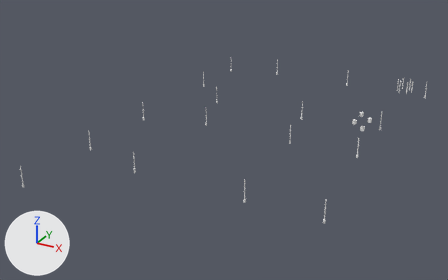
Before and after pictures for a commit that changed the OBJ model Assets/models/maps/belltower/belltower_east_hulls_metal.obj.
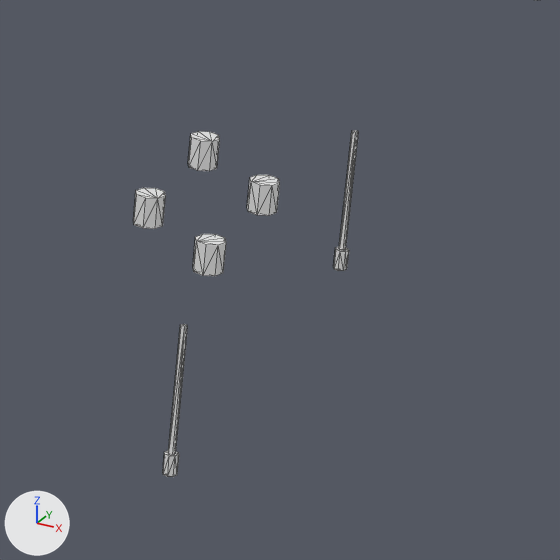
There are two pictures of each version: one whole from a camera (50 mm lens) standing at (492.0, -3616.0, 1568.0) and looking at (-1301.0, -357.0, -62.0), one close up on the part from 75% to 91% of the width and 34% to 60% of the height. Arrows for +X, +Y and +Z are at lower left; the lights stay in place. The last two pictures show the newer version. The close-ups show mesh edges as thin lines. Where no turn or scale is listed for an object, it has been applied to the vertices.

Objects in the first close-up: 'belltower_east_hulls_metal'.
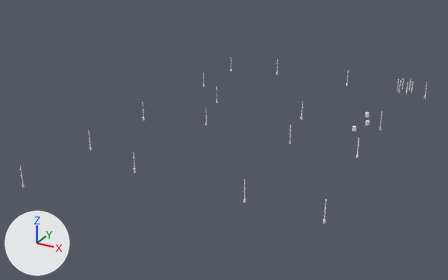
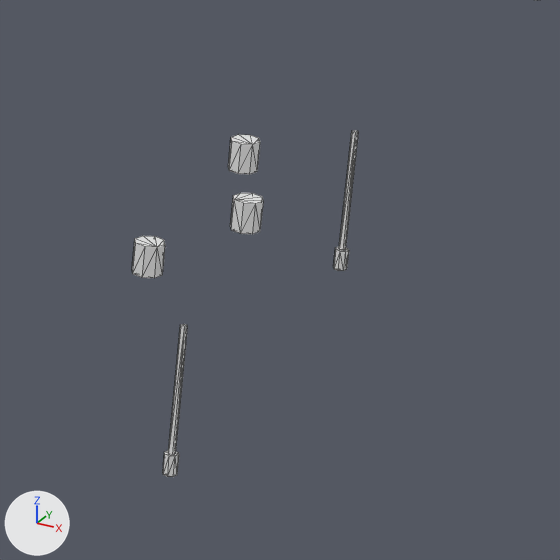
Pixel boxes [x1, y1, x2, y2] of what changed, in the close-ups (560 x 560 px; the box of a moved part takes in the faces that stretch with it):
'belltower_east_hulls_metal', reshaped
    before: [133, 130, 358, 477]
    after: [132, 130, 358, 477]
part 1 of me_belltower_east_hulls_metal, moved or reshaped
    before: [188, 131, 220, 171]
    after: [228, 134, 260, 174]
part 2 of me_belltower_east_hulls_metal, moved or reshaped
    before: [247, 175, 280, 215]
    after: [230, 193, 263, 234]
part 3 of me_belltower_east_hulls_metal, moved or reshaped
    before: [193, 234, 226, 276]
    after: [132, 236, 165, 278]
part 4 of me_belltower_east_hulls_metal, deleted
    before: [133, 188, 166, 229]

What the commit changed:
me_belltower_east_hulls_metal is used by ob_belltower_east_hulls_metal; location (0.0, 0.0, 0.0).
me_belltower_east_hulls_metal had 612 vertices, 1048 faces and spanned x -1876.0..-294.0, y -1556.0..1182.0, z -48.0..128.0.
me_belltower_east_hulls_metal now has 596 vertices, 1020 faces and spans x -1876.0..-294.0, y -1556.0..1182.0, z -48.0..128.0.
me_belltower_east_hulls_metal part 1: the loose piece of 16 vertices spanning x -614.0..-586.0, y 316.0..344.0, z 0.0..29.0 is moved by (35.0, 10.0, 0.0).
me_belltower_east_hulls_metal part 2: the loose piece of 16 vertices spanning x -534.0..-506.0, y 236.0..264.0, z 0.0..29.0 is moved by (0.0, -50.0, 0.0).
me_belltower_east_hulls_metal part 3: the loose piece of 16 vertices spanning x -534.0..-506.0, y 76.0..104.0, z 0.0..29.0 is moved by (-45.0, -30.0, 0.0).
me_belltower_east_hulls_metal part 4: the loose piece of 16 vertices spanning x -614.0..-586.0, y 156.0..184.0, z 0.0..29.0 is deleted.
